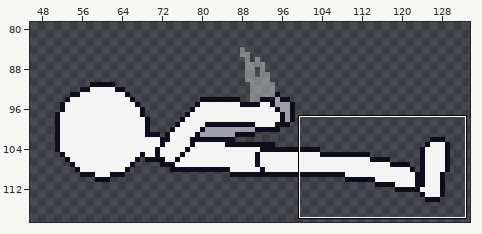
Edited in one commit: pixel-art file (art/stickman/knockdown_back.aseprite). Above, an overview of the earlier version with the close-up marked.
Close-up. Old version:
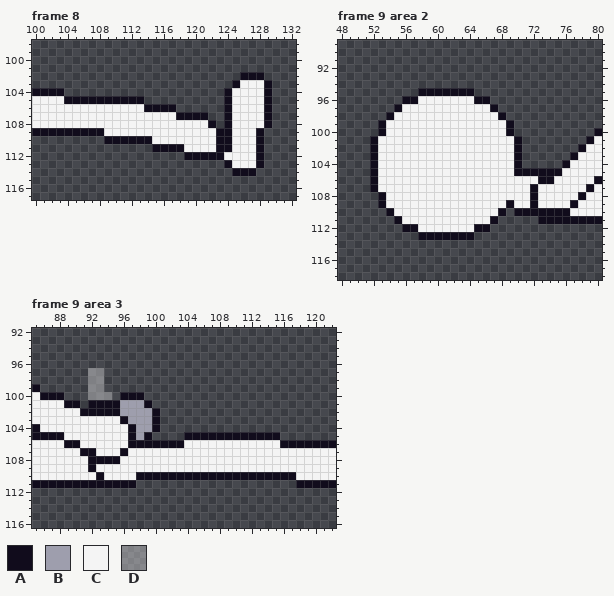
192x128 pixels, 9 frames. Shown: frame 8: x 100..132, y 98..117; frame 9 area 2: x 48..80, y 89..118; frame 9 area 3: x 85..122, y 92..116. The wide view leaves out empty margins. The commit also changed other frames or places, which this record leaves out.
Palette (. is transparent): A #110c1c  B #9e9ead  C #f4f4f4  D #ffffff59
Pixels before, frame 8, first column x 100:
102 ..........................AAA.
103 .........................ACCCA
104 AAAA....................ACCCCA
105 CCCCAAAAAAAAAA..........ACCCCA
106 CCCCCCCCCCCCCCAAAA......ACCCCA
107 CCCCCCCCCCCCCCCCCCAAAA..ACCCCA
108 CCCCCCCCCCCCCCCCCCCCCCA.ACCCCA
109 AAAAAAAAACCCCCCCCCCCCCCAACCCA.
110 .........AAAAAACCCCCCCCAACCCA.
111 ...............AAAACCCCAACCCA.
112 ...................AAAAACCCCA.
113 ........................ACCCA.
114 .........................AAA..
Pixels before, frame 9 area 2, first column x 52:
 95 ......AAAAAAA................
 96 ....AACCCCCCCAA..............
 97 ...ACCCCCCCCCCCA.............
 98 ..ACCCCCCCCCCCCCA............
 99 .ACCCCCCCCCCCCCCCA...........
100 .ACCCCCCCCCCCCCCCA..........A
101 ACCCCCCCCCCCCCCCCCA........AC
102 ACCCCCCCCCCCCCCCCCA.......ACC
103 ACCCCCCCCCCCCCCCCCA......ACCC
104 ACCCCCCCCCCCCCCCCCA.....ACCCC
105 ACCCCCCCCCCCCCCCCCAAAAAACCCCC
106 ACCCCCCCCCCCCCCCCCCCCAACCCCCA
107 ACCCCCCCCCCCCCCCCCCCACCCCCCAC
108 .ACCCCCCCCCCCCCCCCCCACCCCCACC
109 .ACCCCCCCCCCCCCCCACCACCCCACCC
110 ..ACCCCCCCCCCCCCA.AAAAAAACCCC
111 ...ACCCCCCCCCCCA.....AAAAAAAA
112 ....AACCCCCCCAA..............
113 ......AAAAAAA................
Pixels before, frame 9 area 3, first column x 85:
 97 .......DD.............................
 98 .......DD.............................
 99 A......DD.............................
100 CAAA...DDD.AAA........................
101 CCCCAA.AAAABBBA.......................
102 CCCCCCAAAAABBBBA......................
103 CCCCCCCCCCCABBBA......................
104 ACCCCCCCCCCCABBA......................
105 AAAACCCCCCCCABA....AAAAAAAAAAAA.......
106 CCCCAACCCCCCAAAAAAACCCCCCCCCCCCAAAAAAA
107 CCCCCCAACCCACCCCCCCCCCCCCCCCCCCCCCCCCC
108 CCCCCCCAAAACCCCCCCCCCCCCCCCCCCCCCCCCCC
109 CCCCCCCACCCCCCCCCCCCCCCCCCCCCCCCCCCCCC
110 CCCCCCCCACCCCAAAAAAAAAAAAAAAAAAAACCCCC
111 AAAAAAAAAAAAA....................AAAAA
After:
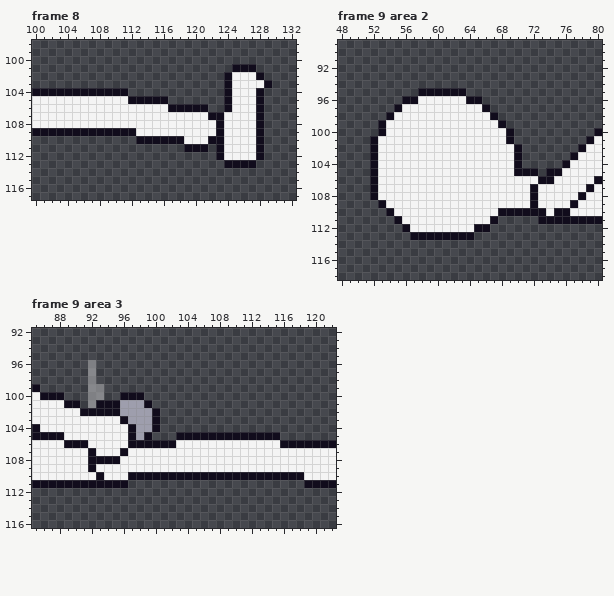
Edits made:
Frame 8:
y 101: x 125..127 ... -> AAA
y 102: x 124..127 ..AA -> ACCC
y 103: x 124..125 .A -> AC
y 104: x 104..111 ........ -> AAAAAAAA; x 128..129 CA -> A.
y 105: x 104..111 AAAAAAAA -> CCCCCCCC; x 114..116 ... -> AAA; x 128..129 CA -> A.
y 106: x 114..116 AAA -> CCC; x 118..121 .... -> AAAA; x 128..129 CA -> A.
y 107: x 118..124 AAAA..A -> CCCCAAC; x 128..129 CA -> A.
y 108: x 122..124 A.A -> CAC; x 128..129 CA -> A.
y 109: x 109..112 CCCC -> AAAA; x 124 A -> C
y 110: x 109..112 AAAA -> ....; x 115..118 CCCC -> AAAA; x 122 C -> A; x 124 A -> C
y 111: x 115..122 AAAACCCC -> ....AAA.; x 124 A -> C
y 112: x 119..122 AAAA -> ....
y 113: x 125..128 CCCA -> AAA.
y 114: x 125..127 AAA -> ...
Frame 9 area 2:
y 95: x 64 A -> .
y 96: x 64 C -> A; x 66 A -> .
y 97: x 66..67 CA -> A.
y 98: x 67..68 CA -> A.
y 99: x 68..69 CA -> A.
y 101: x 69..70 CA -> A.
y 105: x 73 A -> .
y 108: x 52..53 .A -> AC
y 109: x 69 A -> C
y 110: x 69 . -> A; x 74 A -> C
y 112: x 57 A -> C
y 113: x 57 . -> A
Frame 9 area 3:
y 96: x 92 . -> D
y 97..98: x 93 D -> .
y 100: x 94 D -> .
y 101: x 92 A -> D
y 105: x 103 . -> A
y 106: x 91 C -> A; x 103 A -> C
y 107: x 91 A -> C
y 110: x 97 C -> A; x 118 C -> A
y 111: x 97 A -> .; x 118 A -> .
